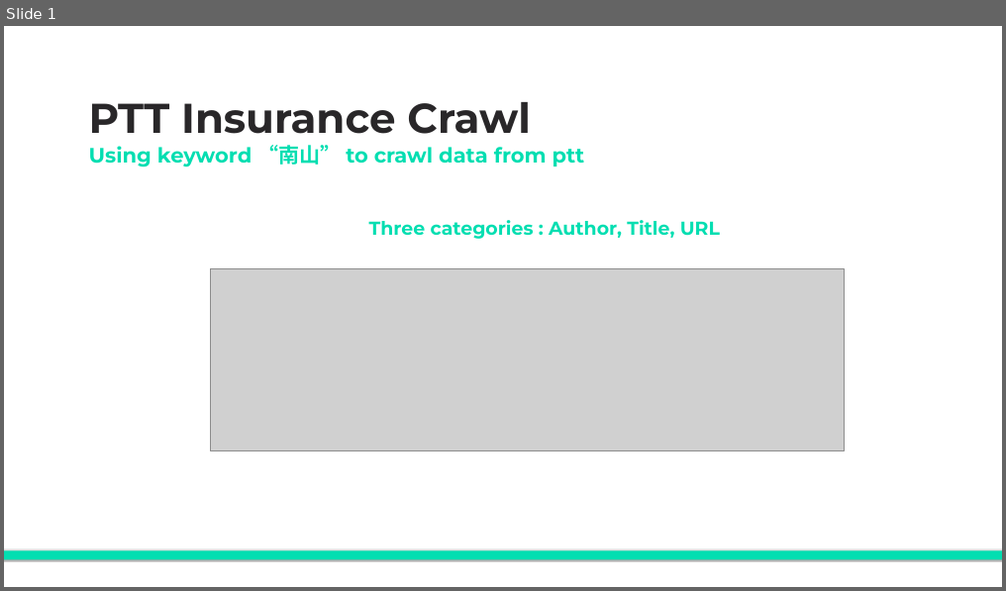
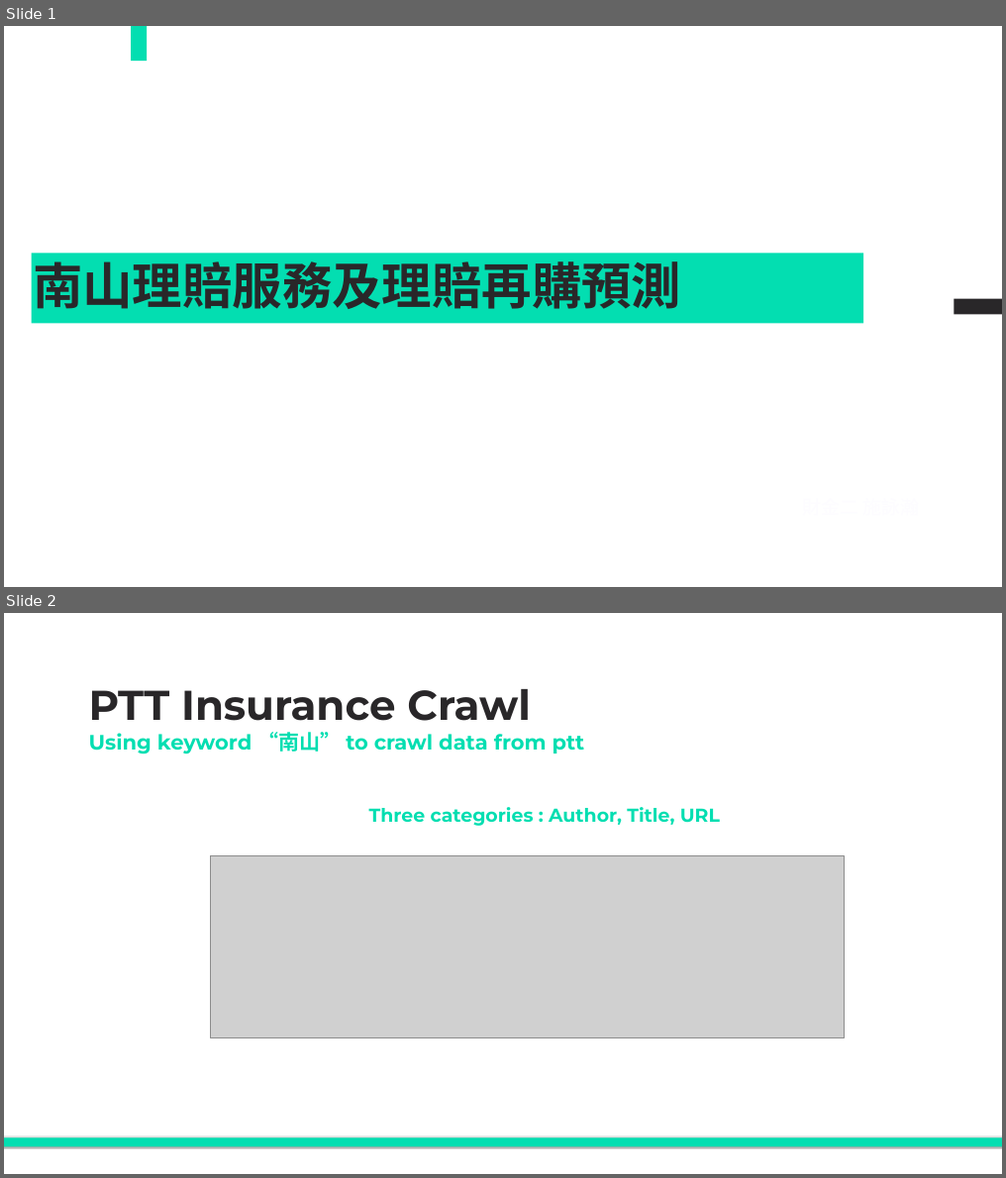
Before and after one commit to hence23/DataScience, a slide deck: HW/FinalProject/final_project.pptx. Shown one above the other, each under a label of ours: slide 1 before the commit, slides 1 and 2 after it. The pictures are 1006x591 and 1006x1178 pixels, drawn with LibreOffice and Linux fonts; fonts in the diff are those of the drawing; grey boxes stand for pictures. Boxes give left, top, right and bottom in pixels: in the first picture for what was removed or moved away, otherwise in the second. Text is boxed around its words. In the diff, an @@ line names an element or a change of style, - is before the commit and + after.

```diff
--- a/HW/FinalProject/final_project.pptx
+++ b/HW/FinalProject/final_project.pptx
@@ slide 1 added at <box>4,26,1002,587</box>, background #FFFFFF @@
@@ rectangle added at <box>132,26,147,62</box>, fill #03DEB1 @@
@@ rectangle added at <box>32,253,864,323</box>, fill #03DEB1, 48 pt, text #292729, bold @@
+南山理賠服務及理賠再購預測
@@ rectangle added at <box>954,299,1002,315</box>, fill #292729 @@
@@ what was slide 1 is now slide 2 @@
```
Also in this commit, not shown: 1 slide removed.
